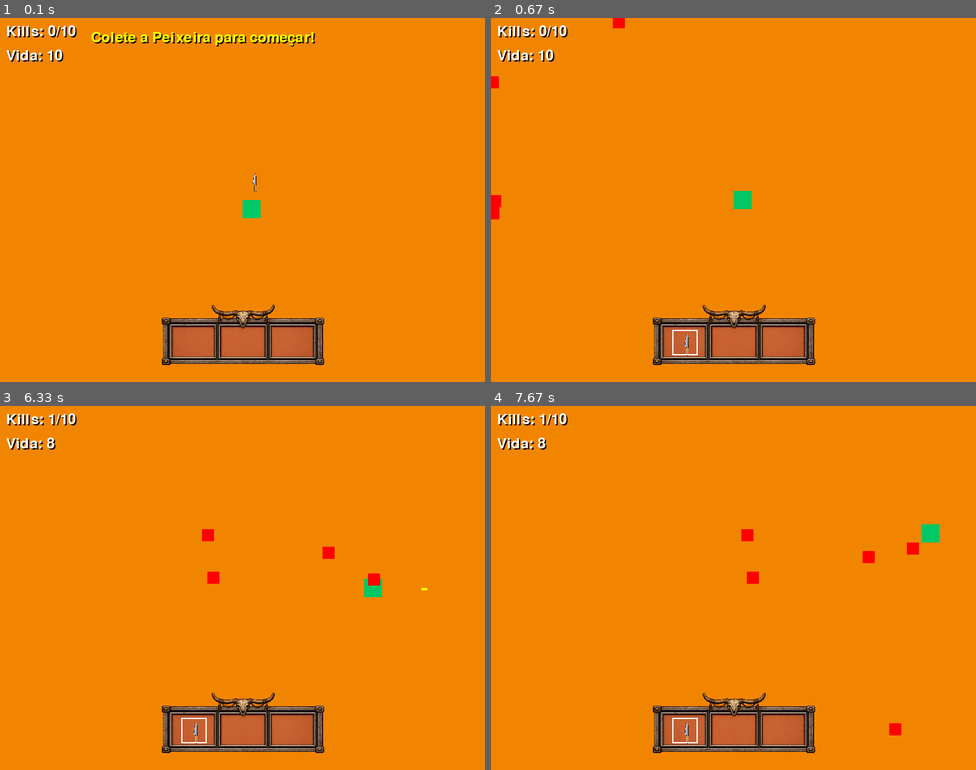
Above: before the commit, frames 1-4 (two rows, left to right).
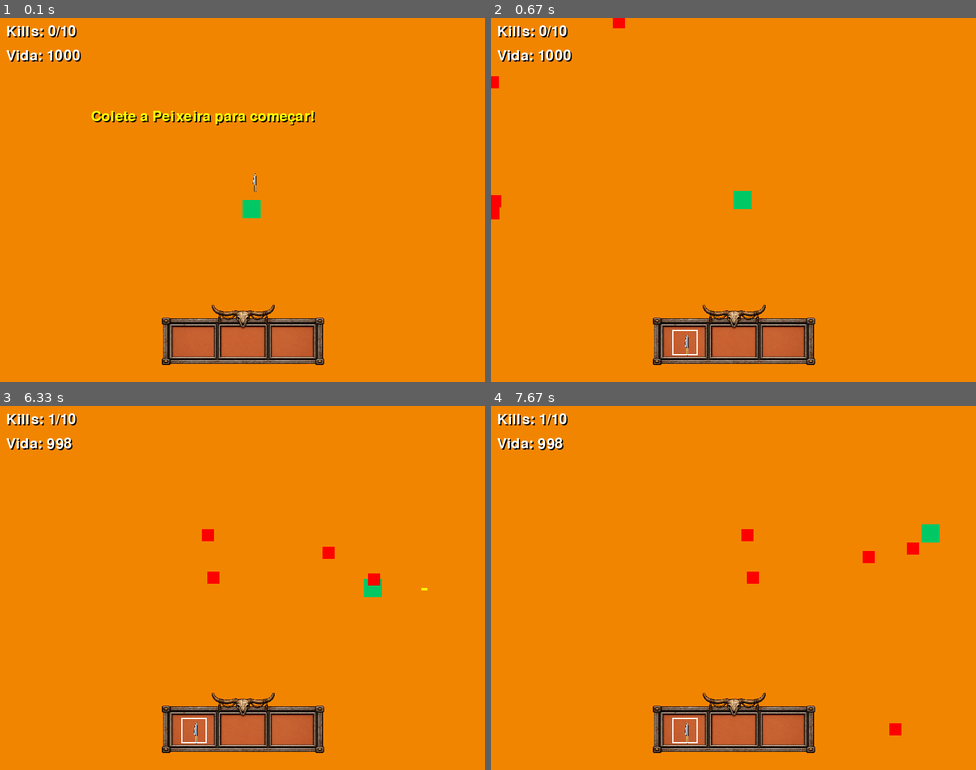
Above: after the commit, the same moments.

Repository: gabrielandrade-95/Projeto-Final-IP-Pygame
Game: pygame game, started from main.py
Same seed, same stepped clock (60 frames per second), same inputs: the game is played once before the commit and once after it.
Inputs:
- Up to frame 1 (0.1 s): no input
- Up to frame 2 (0.67 s): tap W at 0.33 s
- Up to frame 3 (6.33 s): hold Space 0.67-1.13 s; hold Right 0.67-1.13 s; hold Right 1.17-1.63 s; hold Up 1.67-1.97 s; hold Right 2-2.47 s; hold Left 2.5-3.03 s; hold Down 3.07-3.37 s; hold Left 3.4-3.8 s; hold Up 3.83-4.2 s; hold Right 4.23-4.87 s; hold Down 4.9-5.27 s; hold Left 5.3-5.77 s; tap Space at 5.8, 6.2 s; hold Right from 6.13 s (still down)
- Up to frame 4 (7.67 s): tap Space at 6.5, 6.7, 7.03, 7.33, 7.53 s; release Right at 6.6 s; hold Up 6.63-6.93 s; hold Right 6.97-7.43 s; hold Left from 7.47 s (still down)

The runs differ from the first frame. In frame 1, 1.9% of the frame differs, in the area x 13-65%, y 3-30%; in frame 2, less than 0.1%; in frame 3, 0.1%; in frame 4, 0.1%.

Commit message:
Finalizei a lógica das ordas de monstros, ajustei as mensagens que aparecem na tela e por enquanto deixei a vida em 1000 pra testar todas as etapas.

Diff:
--- a/Mecanicas/mecanicaPlayer.py
+++ b/Mecanicas/mecanicaPlayer.py
@@ -12,7 +12,7 @@
         self.direcao_da_frente = "direita"  # Inicialmente, o jogador está olhando para a direita
         self.cooldown_tiro = 300  # Tempo em milissegundos (300 = meio segundo)
         self.ultimo_tiro = 0      # Relógio zera quando o jogo começa
-        self.vida_jogador = 10
+        self.vida_jogador = 1000
 
 
         # Criar o rect para colisões
--- a/sistemas/jogo.py
+++ b/sistemas/jogo.py
@@ -15,6 +15,8 @@
         self.rodando = True
         self.relogio = pygame.time.Clock()
 
+        self.fonte_pequena = pygame.font.SysFont(None, 36)
+
         #cria o player
         self.player = Jogador(400, 300)
 
@@ -28,13 +30,19 @@
 
         #contadores
         self.kills = 0
-        self.fase_completa = False
+        self.fase_completa1 = False
+        self.fase_completa2 = False
+        self.fase_completa3 = False
 
         self.peixeira_coletada = False
+        self.revolver_coletado = False
+        self.espingarda_coletada = False
 
         #cria a peixeira no chão
         peixeira = Peixeira(400, 250)
         self.grupo_coletaveis.add(peixeira)
+
+
 
 
         caminho_fonte = "assets/Smokum.ttf"
@@ -117,6 +125,16 @@
             return True
         return False
 
+    def criar_revolver(self):
+        if (self.fase_completa1) and (not self.fase_completa2) and (not self.revolver_coletado):
+            revolver = Revolver(400, 250)
+            self.grupo_coletaveis.add(revolver)
+
+    def criar_espingarda(self):
+        if (self.fase_completa2) and (not self.fase_completa3) and (not self.espingarda_coletada):
+            espingarda = Espingarda(400, 250)
+            self.grupo_coletaveis.add(espingarda)
+
     def atualizar(self):
         #se morrer para tudo
         if self.player.vida_jogador <= 0:
@@ -131,10 +149,16 @@
         self.checar_colisoes()
         self.player.dano_jogador(self.grupo_inimigos)
 
+
+
         #atualizar inimigos
         for inimigo in self.grupo_inimigos:
             inimigo.update(self.player, self.grupo_inimigos)
 
+        #vendo se já pode criar revolver ou espingarda
+        self.criar_revolver()
+        self.criar_espingarda()
+
         #processar a coleta de itens
         for coletavel in self.grupo_coletaveis:
             coletavel.processar_coleta(self.player, self.inventario)
@@ -143,12 +167,31 @@
             if isinstance(coletavel, Peixeira) and coletavel.coletado:
                 self.peixeira_coletada = True
 
-        if self.kills >= 10:
-            self.fase_completa = True
+            elif isinstance(coletavel, Revolver) and coletavel.coletado:
+                self.revolver_coletado = True
+
+            elif isinstance(coletavel, Espingarda) and coletavel.coletado:
+                self.espingarda_coletada = True
+
+        # verificando se a fase foi completada
+        if self.fase_completa1 == False and self.kills >= 10:
+            self.fase_completa1 = True
             self.grupo_inimigos.empty()
-
-        #so aparece os inimigos se tiver coletado a peixeira E não estiver na fase completa
-        if self.peixeira_coletada and not self.fase_completa:
+            self.kills = 0
+        elif (self.fase_completa2 == False) and (self.fase_completa1 == True) and self.kills >= 10:
+            self.fase_completa2 = True
+            self.grupo_inimigos.empty()
+            self.kills = 0
+        elif (self.fase_completa3 == False) and (self.fase_completa2 == True) and self.kills >= 10:
+            self.fase_completa3 = True
+            self.grupo_inimigos.empty()
+            self.kills = 0
+
+        #so aparece os inimigos se tiver coletado a arma da fase E não estiver na fase completa
+        if self.peixeira_coletada and not self.fase_completa1:
+            self.onda_inimigos(self.grupo_inimigos, self.player)
+
+        elif self.revolver_coletado and not self.fase_completa2:
             self.onda_inimigos(self.grupo_inimigos, self.player)
 
     def desenhar(self):
@@ -186,22 +229,41 @@
         self.tela.blit(vida_surf, (10, 50))
 
 
-        if not self.peixeira_coletada:           #msg antes de pegara pexeira
+
+
+        if not self.peixeira_coletada and not self.fase_completa1:           #msg antes de pegara pexeira
             msg_surf = self.fonte.render(f"Colete a Peixeira para começar!", True, (255, 255, 0))
             msg_sombra = self.fonte.render(f"Colete a Peixeira para começar!", True, self.COR_SOMBRA)
-            self.tela.blit(msg_sombra, (152, 22))
-            self.tela.blit(msg_surf, (150, 20))
-
-
-        if self.fase_completa:                     #fase completa
-            fase_texto_surf = self.fonte.render(f"Você venceu! Colete a arma!", True, (0, 255, 0))
-            fase_texto_sombra = self.fonte.render("Você venceu! Colete a arma!", True, self.COR_SOMBRA)
-
-            self.tela.blit(fase_texto_sombra, (202, 52))
-            self.tela.blit(fase_texto_surf, (200, 50))
-
-
-        if self.player.vida_jogador <= 0:           #derrota
+            self.tela.blit(msg_sombra, (152, 152))
+            self.tela.blit(msg_surf, (150, 150))
+
+
+        elif self.fase_completa1 and not self.revolver_coletado:
+
+            mensagem = "Você venceu a primeira fase! Colete a arma!"
+
+            fase_texto_surf = self.fonte_pequena.render(mensagem, True, (0, 255, 0))
+            fase_texto_sombra = self.fonte_pequena.render(mensagem, True, self.COR_SOMBRA)
+
+            largura_texto = fase_texto_surf.get_width() #witdth descobre quantos pixels de largura tem o texto, pra centralizar
+            posicao_x = (800 - largura_texto) // 2 #800 é a largura da tela
+            posicao_y = 150
+
+            self.tela.blit(fase_texto_sombra, (posicao_x + 2, posicao_y + 2))
+            self.tela.blit(fase_texto_surf, (posicao_x, posicao_y))
+
+        elif self.fase_completa2 and not self.espingarda_coletada:
+            mensagem = "Você venceu a segunda fase! Colete a arma! Agora você vai enfrentar o inimigo final!"
+            fase_texto_surf = self.fonte_pequena.render(mensagem, True, (0, 255, 0))
+            fase_texto_sombra = self.fonte_pequena.render(mensagem, True, self.COR_SOMBRA)
+            largura_texto = fase_texto_surf.get_width()
+            posicao_x = (800 - largura_texto) // 2
+            posicao_y = 150
+
+            self.tela.blit(fase_texto_sombra, (posicao_x + 2, posicao_y + 2))
+            self.tela.blit(fase_texto_surf, (posicao_x, posicao_y))
+
+        if self.player.vida_jogador == 0:           #derrota
             texto_fim = self.fonte_grande.render("Game Over", True, (255, 0, 0))
             fim_sombra = self.fonte_grande.render("Game Over", True, self.COR_SOMBRA)
 
